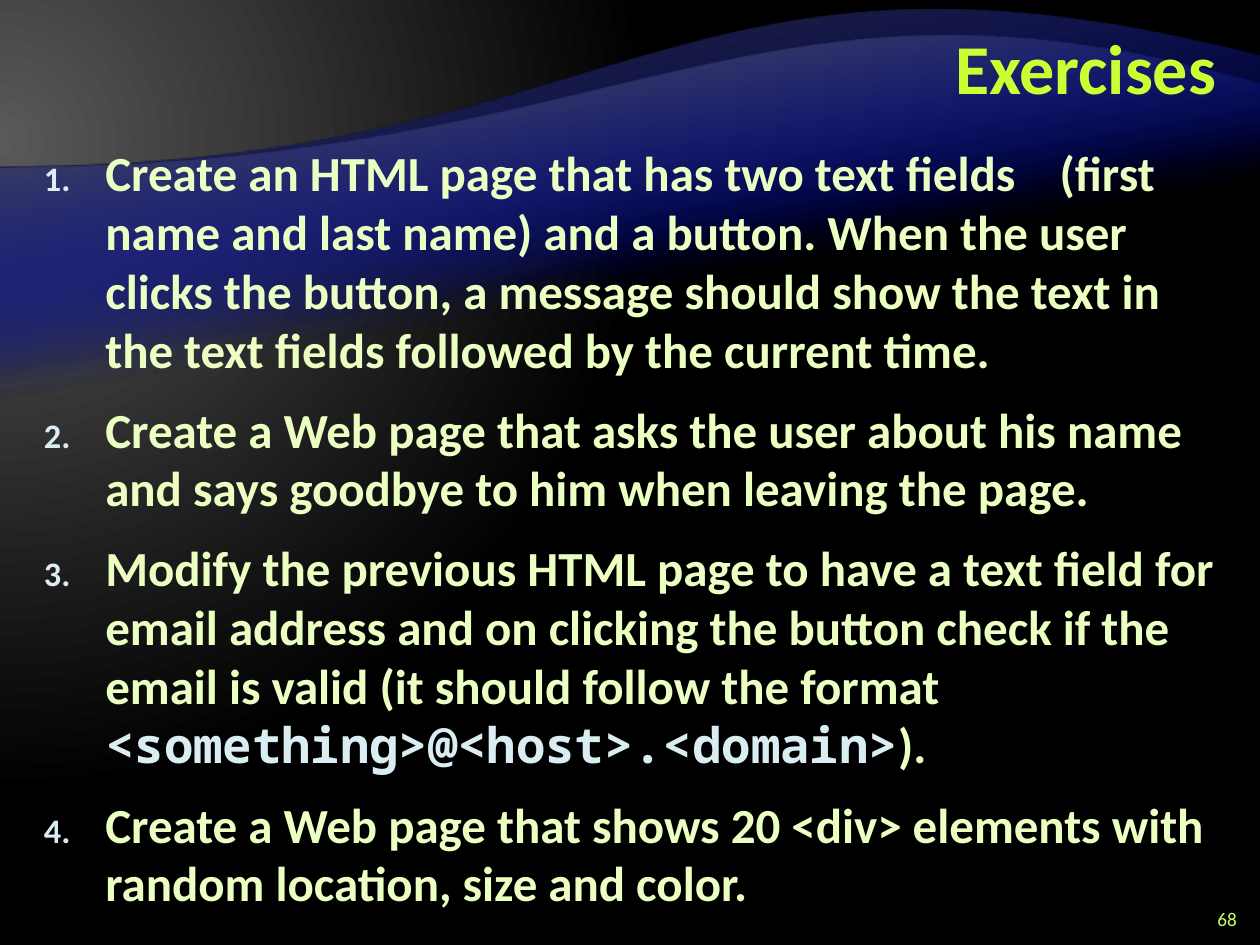
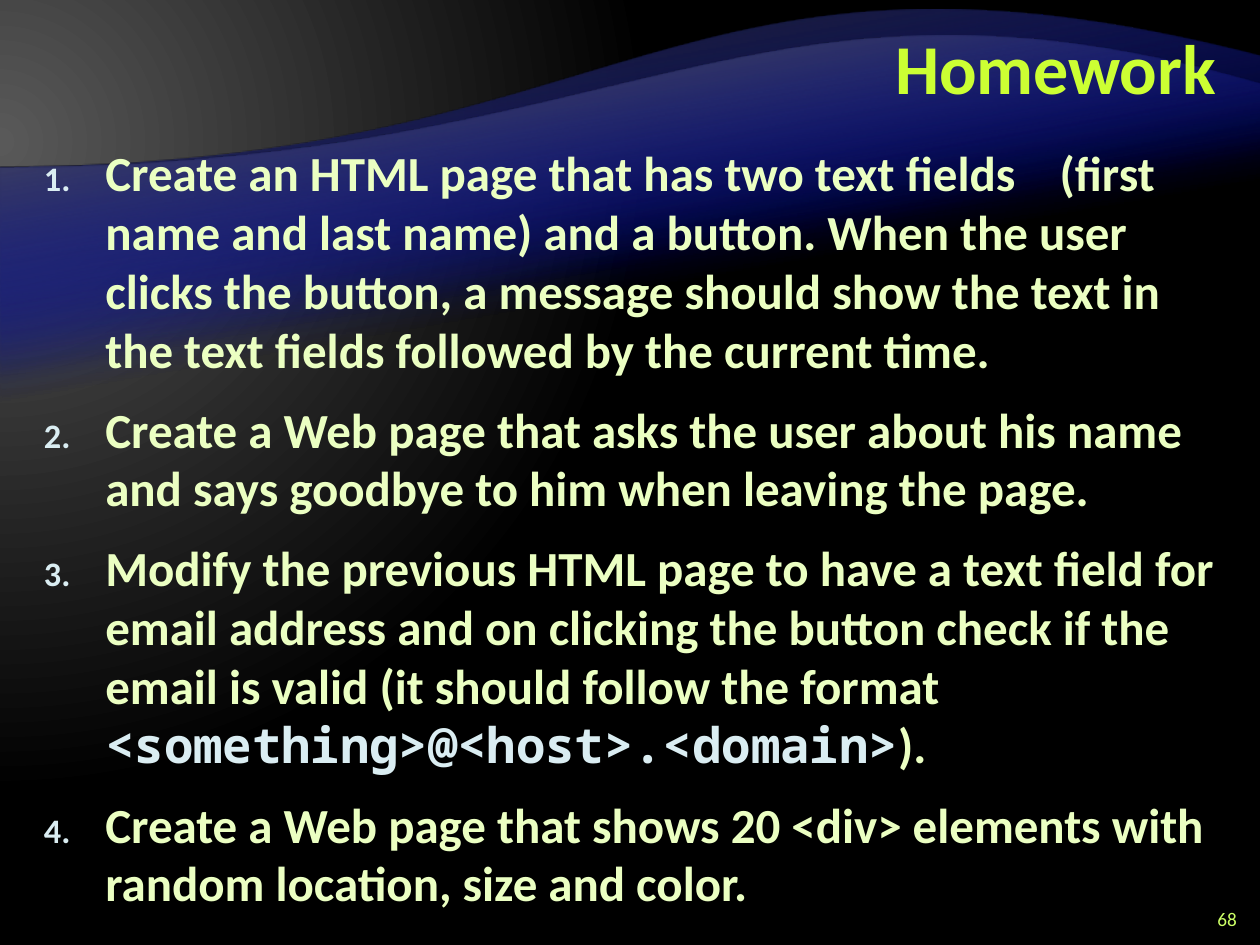
Before and after one commit to Lockheed01/aspnet-mvc-course, a slide deck: slide 68 of trunk/Lectures/9. JavaScript/JavaScript-Introduction.pptx. Drawn at 1260x945 pixels with LibreOffice and Linux fonts; fonts in the diff are those of the drawing; background and template pictures are left out. Boxes give left, top, right and bottom in pixels: in the first picture for what was removed or moved away, otherwise in the second. Text is boxed around its words. In the diff, an @@ line names an element or a change of style, - is before the commit and + after.

```diff
--- a/trunk/Lectures/9. JavaScript/JavaScript-Introduction.pptx
+++ b/trunk/Lectures/9. JavaScript/JavaScript-Introduction.pptx
@@ title at (895, 36, 1216, 95): text changed @@
-Exercises
+Homework
```
Also in this commit, not shown: 2 other slides changed, 6 other files.
